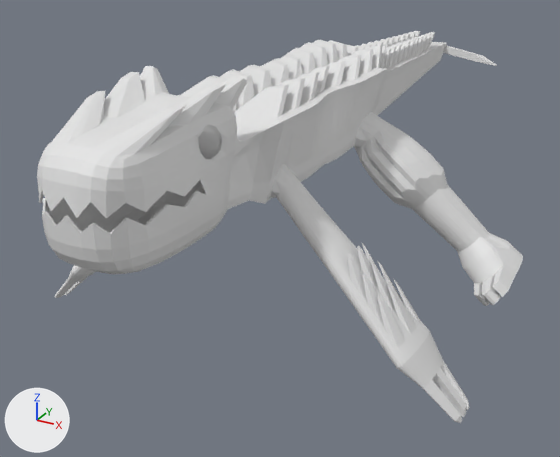
The Blender file Picke/Picke3.blend: old version first, new version second.
The view is the same before and after, from a 50 mm lens placed at (7.97, -10.26, 4.73), pointed at (-0.68, 5.47, -3.13). Arrows for +X, +Y and +Z are at lower left; the lights stay in place.
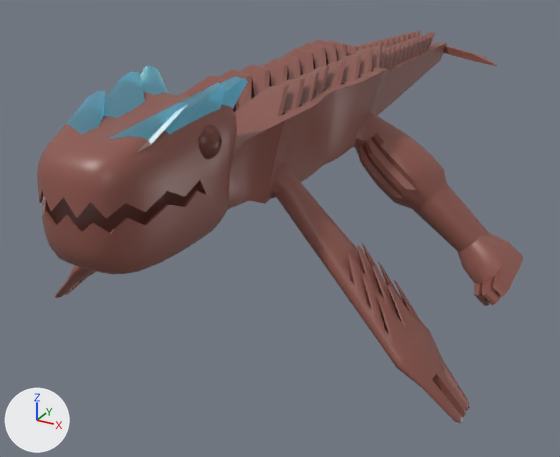
Pixel boxes (x1, y1, x2, y2) of what changed, in the pictures (560 x 457 px):
'Cube', recoloured, reshaped, modifiers changed (grey to brown): (37, 31, 523, 423) in both
part 1 of me_cube, cut back: before (37, 31, 435, 298); after (49, 97, 187, 159)
part 2 of me_cube, shading changed: (63, 32, 523, 423) in both
part 3 of me_cube, recoloured (white to cyan): before (141, 76, 248, 134); after (82, 66, 248, 134)

Edits to the bpy script that builds the scene:
```text
Change mat_material:
    mat_material.base_color: (0.8, 0.8, 0.8) -> (0.264, 0.0913, 0.072)  # white #e7e7e7 -> brown #8c554c
Add mat_crystal:
    mat_crystal = bpy.data.materials.new('crystal')
    # nodes: BsdfPrincipled, Displacement, HueSaturation, Mix, OutputMaterial, RGB, TexNoise, TexVoronoi
    # colours: dark cyan #0f4655, dark blue #092543
Change me_cube:
    used by ob_cube; location = (0.0, 0.0, 0.0)
    remove me_cube.from_pydata(...)  # 13461 vertices, 13896 faces; spans x -5.2..5.2, y -2.5..15.8, z -4.6..1.8
    add me_cube.from_pydata(...)  # 6874 vertices, 6958 faces; spans x 0.0..5.2, y -2.5..15.8, z -4.6..1.8
    me_cube part 1: 3676 vertices removed from x -5.2..0.0, y -2.5..15.8, z -4.6..1.8; 3 vertices added at x 0.6..0.8, y -1.5..-1.4, z 1.3
    me_cube part 2: 6938 kept faces spanning x 0.0..5.2, y -2.5..15.8, z -4.6..1.8 are now shaded smooth
    me_cube part 3: 17 faces spanning x 0.2..1.1, y -1.6..1.2, z 1.1..1.8 switch from mat_material (white #e7e7e7) to mat_crystal
Change ob_cube:
    add _m = ob_cube.modifiers.new('Mirror', 'MIRROR')
```
